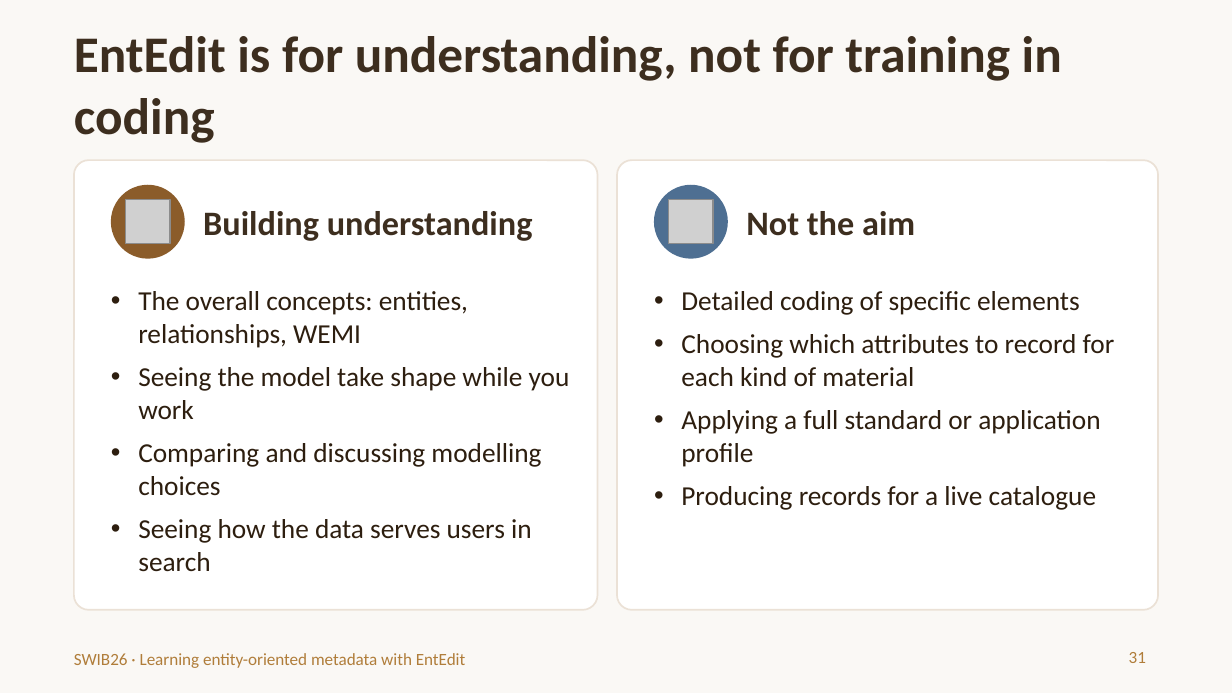
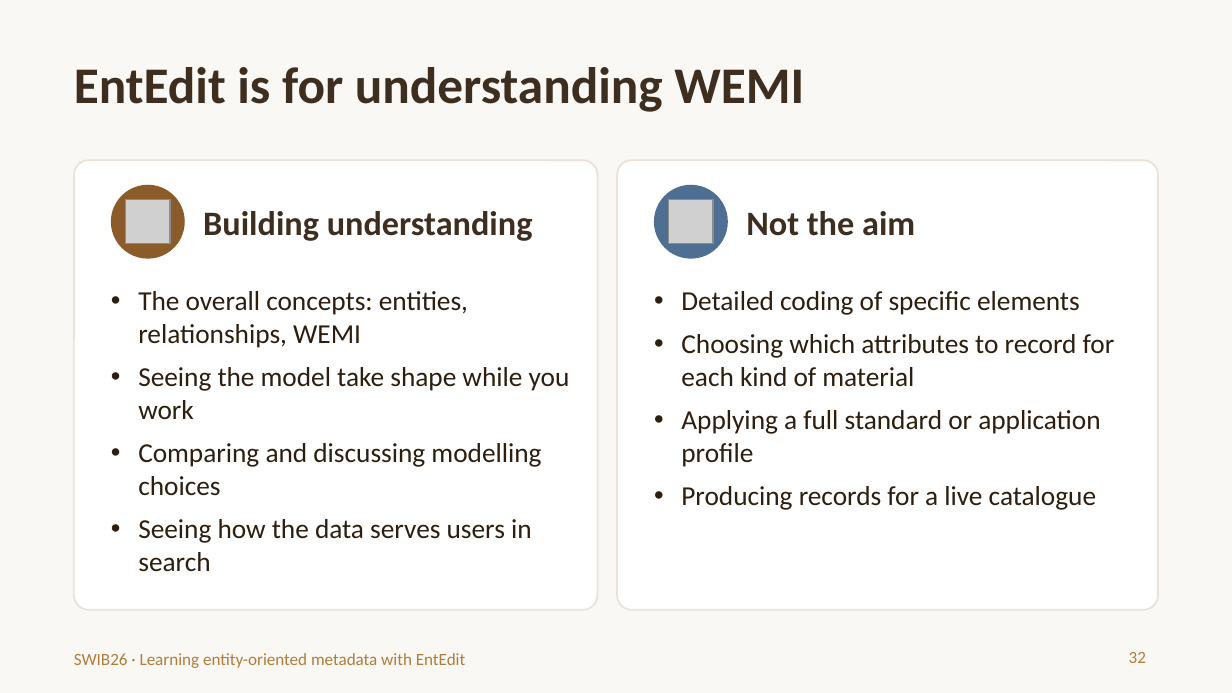
Before and after one commit to trondaal/EntEdit, a slide deck: slide 32 of swib26/EntEdit-SWIB26-introduction.pptx (slide 31 before the commit). Drawn at 1232x693 pixels with LibreOffice and Linux fonts; fonts in the diff are those of the drawing; grey boxes stand for pictures. Boxes give left, top, right and bottom in pixels: in the first picture for what was removed or moved away, otherwise in the second. Text is boxed around its words. In the diff, an @@ line names an element or a change of style, - is before the commit and + after.

```diff
--- a/swib26/EntEdit-SWIB26-introduction.pptx
+++ b/swib26/EntEdit-SWIB26-introduction.pptx
@@ title at bbox=[74, 67, 804, 112]: text changed @@
-EntEdit is for understanding, not for training in coding
+EntEdit is for understanding WEMI
@@ page number at bbox=[1129, 652, 1146, 663]: text changed @@
-31
+32
```
Also in this commit, not shown: 2 other slides changed, 2 slides added.
